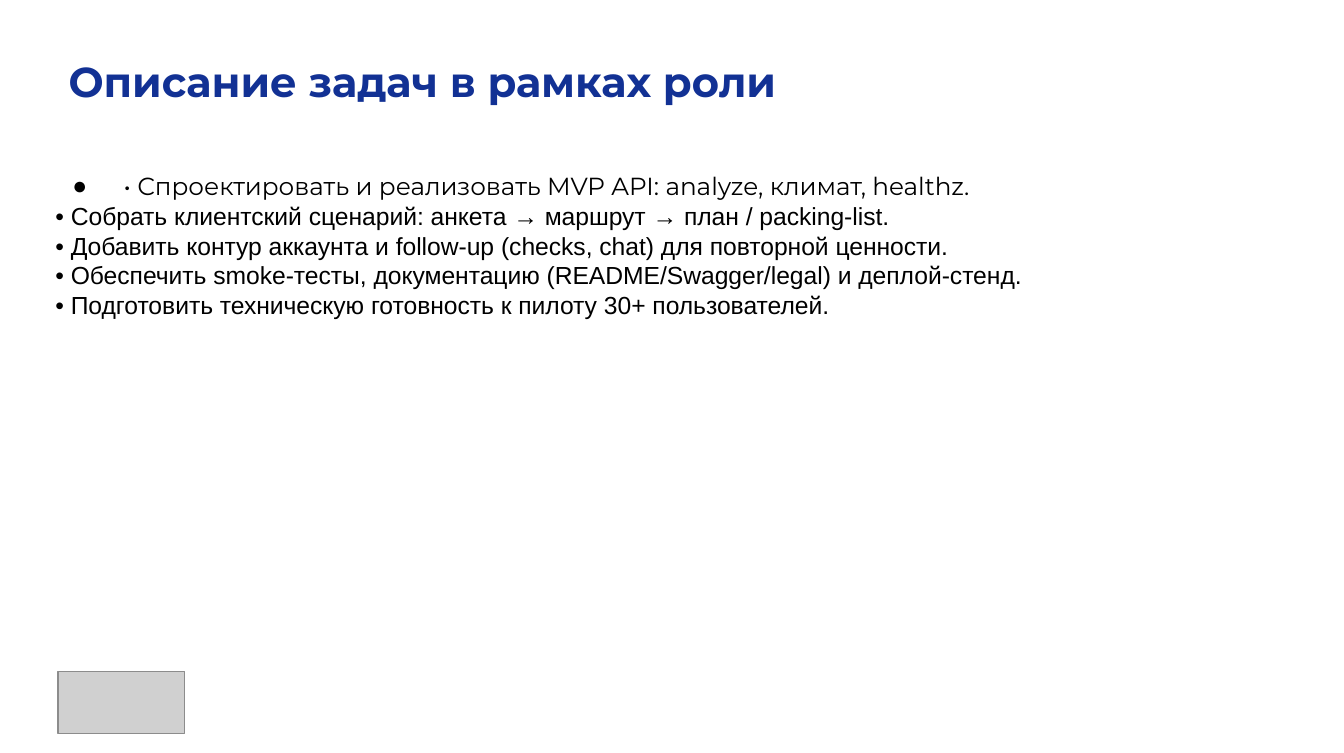
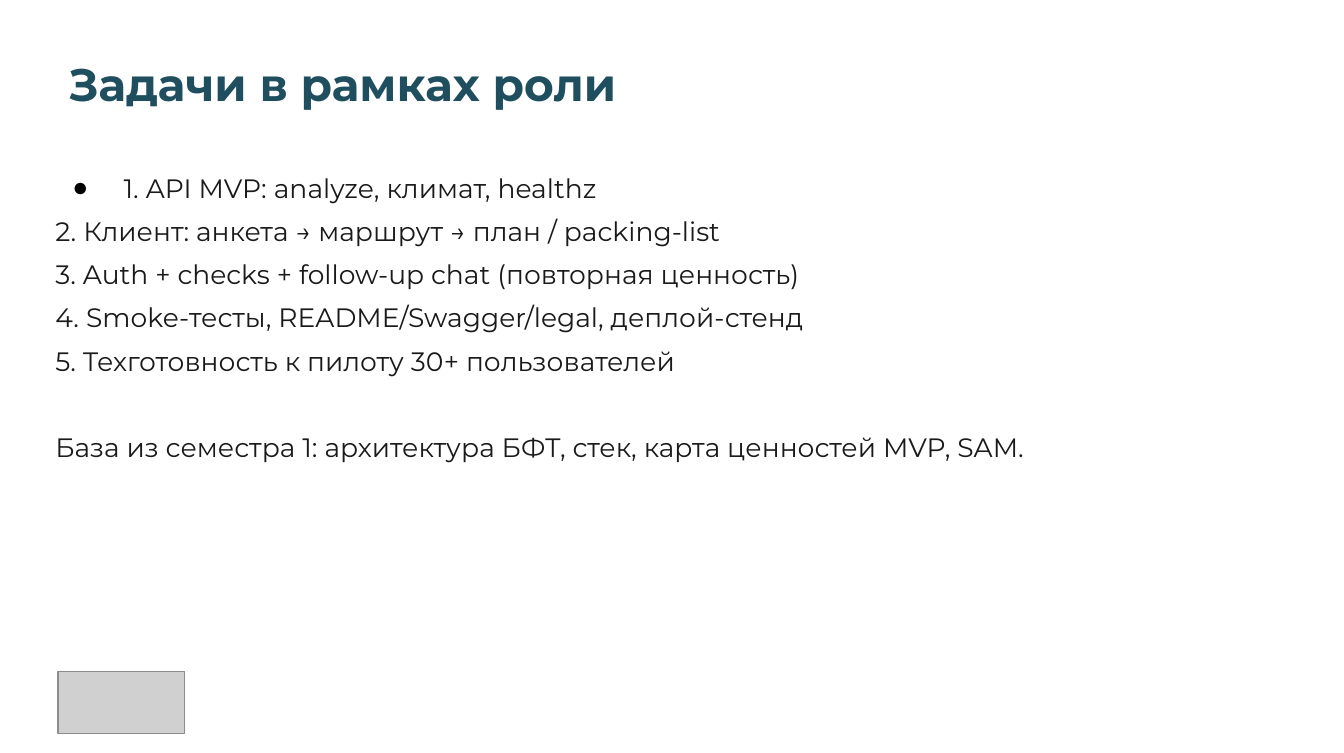
Before and after one commit to artur-ger/GlowAi, a slide deck: slide 7 of docs/Чепурных_Артур_индивидуальная_НИР3_GlowAi.pptx. Drawn at 1344x753 pixels with LibreOffice and Linux fonts; fonts in the diff are those of the drawing; grey boxes stand for pictures. Boxes give left, top, right and bottom in pixels: in the first picture for what was removed or moved away, otherwise in the second. Text is boxed around its words. In the diff, an @@ line names an element or a change of style, - is before the commit and + after.

```diff
--- a/docs/Чепурных_Артур_индивидуальная_НИР3_GlowAi.pptx
+++ b/docs/Чепурных_Артур_индивидуальная_НИР3_GlowAi.pptx
@@ text at (x1=69, y1=68, x2=617, y2=110): text changed; size 22 to 24 pt; text colour #123194 to #1F4E5F @@
-Описание задач в рамках роли
+Задачи в рамках роли
@@ text at (x1=55, y1=178, x2=1023, y2=463): text changed; size 13 to 14 pt; font Arial to Montserrat; text colour #000000 to #1A1A1A @@
-● • Спроектировать и реализовать MVP API: analyze, климат, healthz.
-• Собрать клиентский сценарий: анкета → маршрут → план / packing-list.
-• Добавить контур аккаунта и follow-up (checks, chat) для повторной ценности.
-• Обеспечить smoke-тесты, документацию (README/Swagger/legal) и деплой-стенд.
-• Подготовить техническую готовность к пилоту 30+ пользователей.
+● 1. API MVP: analyze, климат, healthz
+2. Клиент: анкета → маршрут → план / packing-list
+3. Auth + checks + follow-up chat (повторная ценность)
+4. Smoke-тесты, README/Swagger/legal, деплой-стенд
+5. Техготовность к пилоту 30+ пользователей
+База из семестра 1: архитектура БФТ, стек, карта ценностей MVP, SAM.
```
Also in this commit, not shown: 12 other slides changed, 1 slide added, 1 slide removed, 27 other files.
